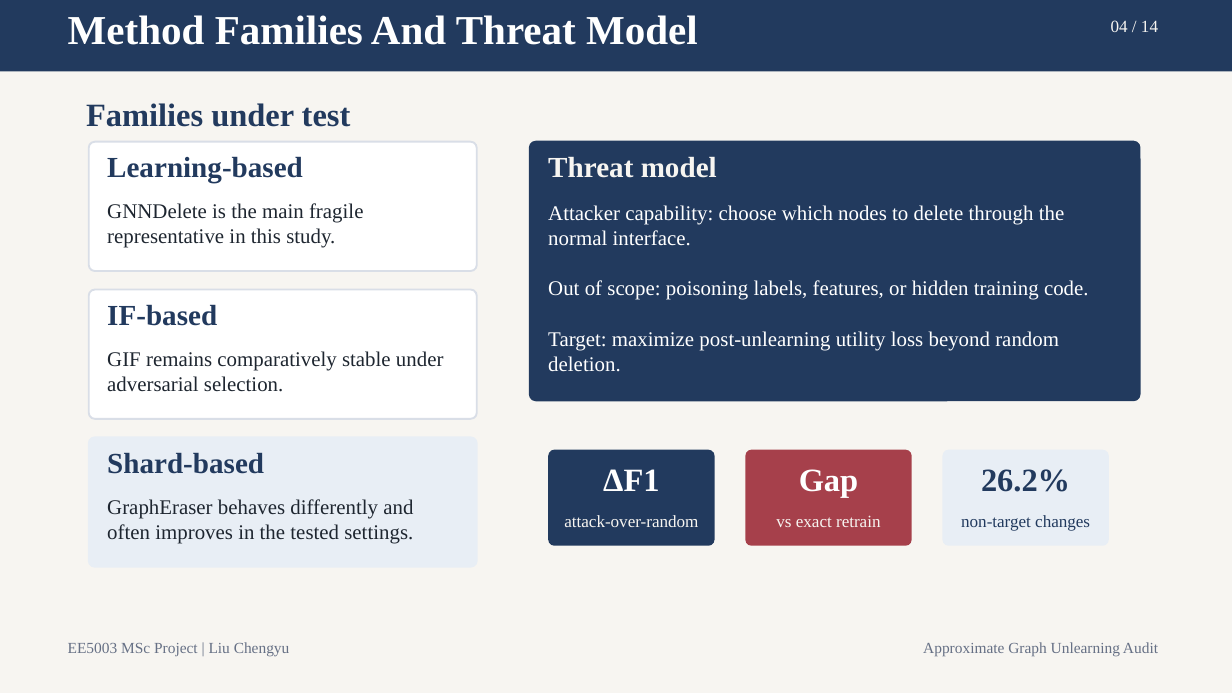
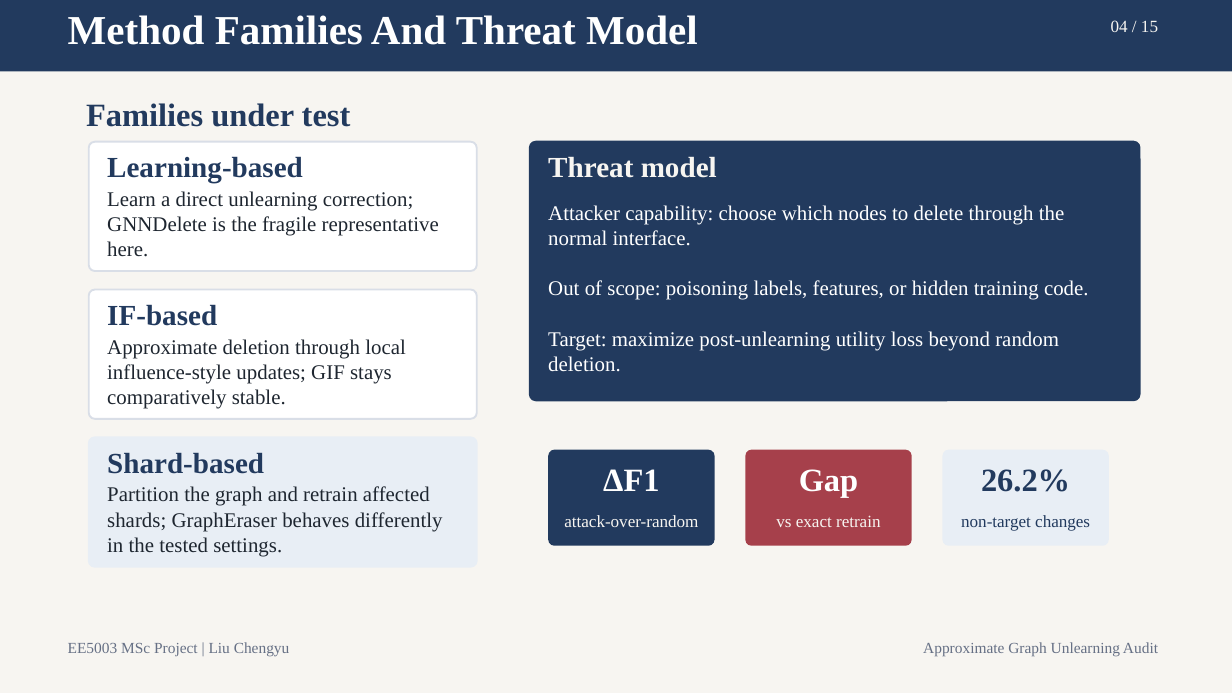
Before and after one commit to lelelelelelelelelelelelele/OpenGU, a slide deck: slide 4 of GULib-master/report/0417_5003report/ppt/out-test/final_15min_defense.pptx. Drawn at 1232x693 pixels with LibreOffice and Linux fonts; fonts in the diff are those of the drawing. Boxes give left, top, right and bottom in pixels: in the first picture for what was removed or moved away, otherwise in the second. Text is boxed around its words. In the diff, an @@ line names an element or a change of style, - is before the commit and + after.

```diff
--- a/GULib-master/report/0417_5003report/ppt/out-test/final_15min_defense.pptx
+++ b/GULib-master/report/0417_5003report/ppt/out-test/final_15min_defense.pptx
@@ text at <box>1111,20,1158,32</box>: text changed @@
-04 / 14
+04 / 15
@@ text at <box>107,191,439,257</box>: text changed @@
-GNNDelete is the main fragile representative in this study.
+Learn a direct unlearning correction; GNNDelete is the fragile representative here.
@@ text at <box>107,339,406,409</box>: text changed @@
-GIF remains comparatively stable under adversarial selection.
+Approximate deletion through local influence-style updates; GIF stays comparatively stable.
@@ text at <box>107,486,443,556</box>: text changed @@
-GraphEraser behaves differently and often improves in the tested settings.
+Partition the graph and retrain affected shards; GraphEraser behaves differently in the tested settings.
```
Also in this commit, not shown: 12 other slides changed, 1 slide added, 6 other files.
